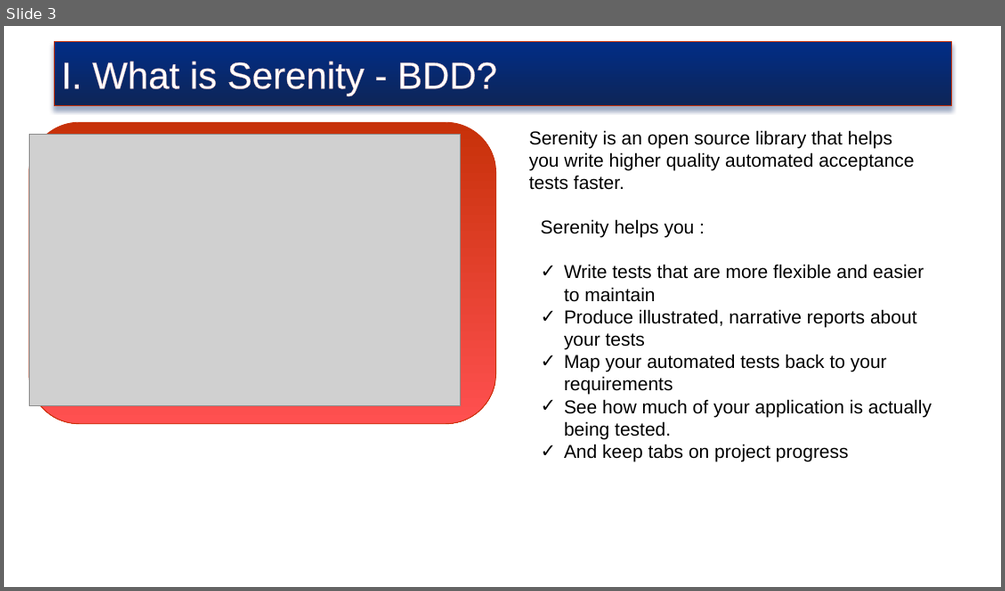
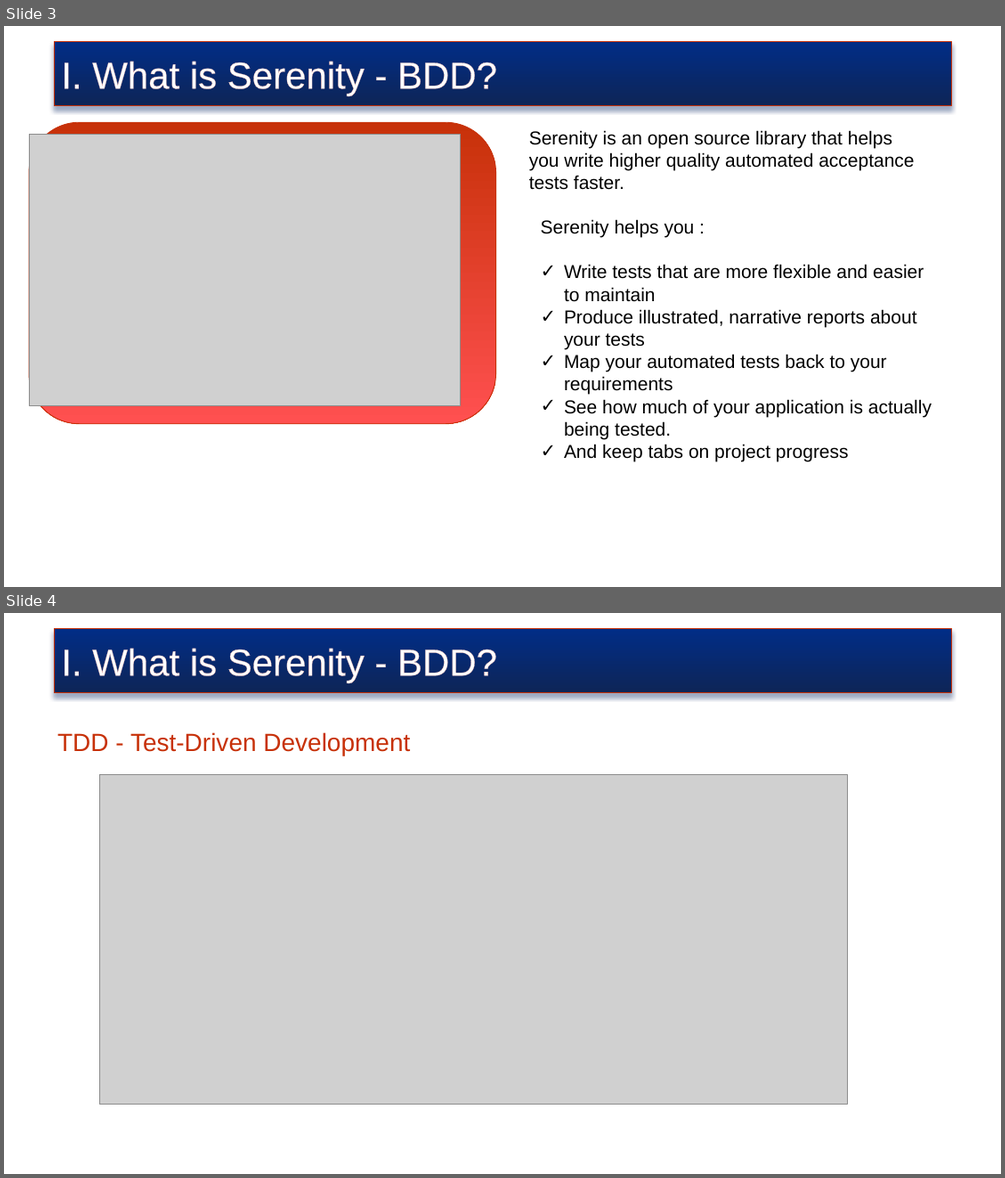
Before and after one commit to truyenkv/sharing, a slide deck: Sharing.pptx. Shown one above the other, each under a label of ours: slide 3 before the commit, slides 3 and 4 after it. The pictures are 1005x591 and 1005x1178 pixels, drawn with LibreOffice and Linux fonts; fonts in the diff are those of the drawing; grey boxes stand for pictures; background and template pictures are left out. Boxes give left, top, right and bottom in pixels: in the first picture for what was removed or moved away, otherwise in the second. Text is boxed around its words. In the diff, an @@ line names an element or a change of style, - is before the commit and + after.

```diff
--- a/Sharing.pptx
+++ b/Sharing.pptx
@@ slide 4 added at [4,613,1001,1174], background picture (left out) @@
@@ rectangle added at [54,629,952,693], fill gradient #012D86 to #0E2557, outline #C73109 0.75 pt, 36 pt, text #FFFFFF @@
+I. What is Serenity - BDD?
@@ text added at [57,732,410,755], 24 pt, text #C73109 @@
+TDD - Test-Driven Development
@@ picture added at [100,774,848,1104] @@
```
Also in this commit, not shown: 4 slides changed, 9 other slides added, 3 slides removed.
